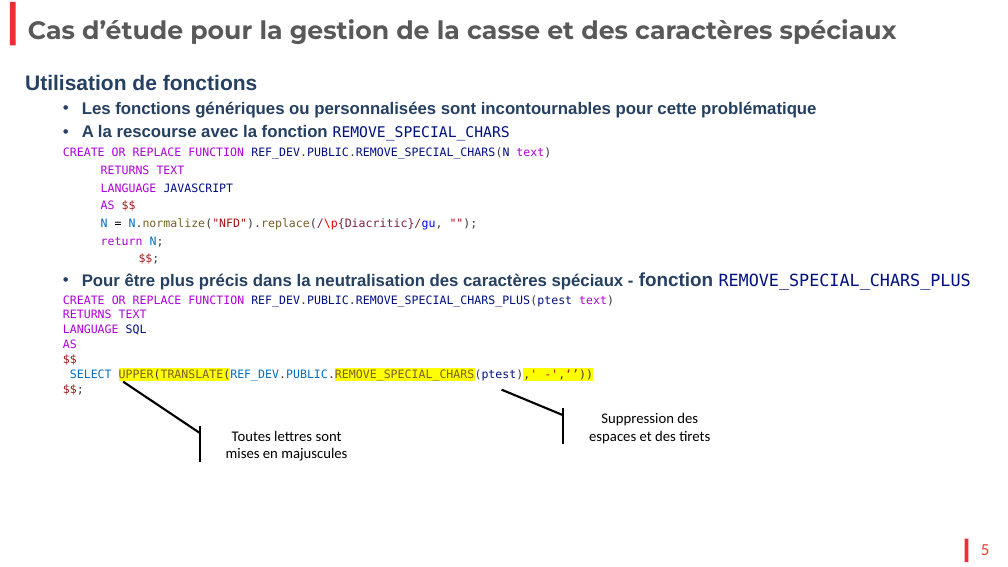
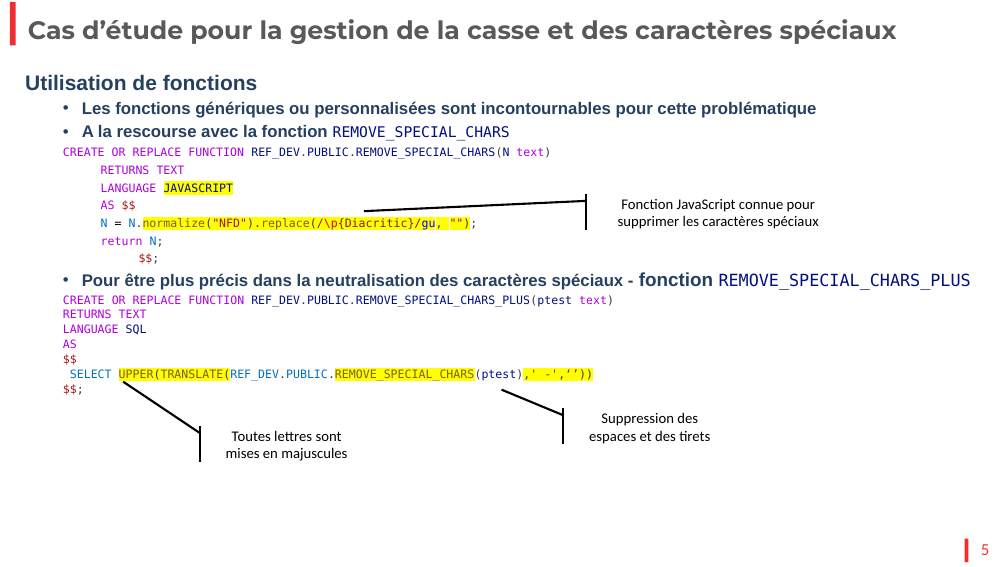
Before and after one commit to PhilippeR-dev/edhec-expert, a slide deck: slide 5 of EDHEC_Referentiel_Geographique.pptx. Drawn at 1008x567 pixels with LibreOffice and Linux fonts; fonts in the diff are those of the drawing; background and template pictures are left out. Boxes give left, top, right and bottom in pixels: in the first picture for what was removed or moved away, otherwise in the second. Text is boxed around its words. In the diff, an @@ line names an element or a change of style, - is before the commit and + after.

```diff
--- a/EDHEC_Referentiel_Geographique.pptx
+++ b/EDHEC_Referentiel_Geographique.pptx
@@ text at (101, 182, 443, 230): highlight none to #FFFF00 in "JAVASCRIPT", "N.normalize("NFD").replace(/\p{Diacritic}/gu, "");" @@
@@ accent callout added at (606, 194, 832, 230), fill #FFFFFF, outline #000000 2 pt, 14 pt, text #000000 @@
+Fonction JavaScript connue pour supprimer les caractères spéciaux
```
Also in this commit, not shown: 3 other slides changed, 1 other file.
